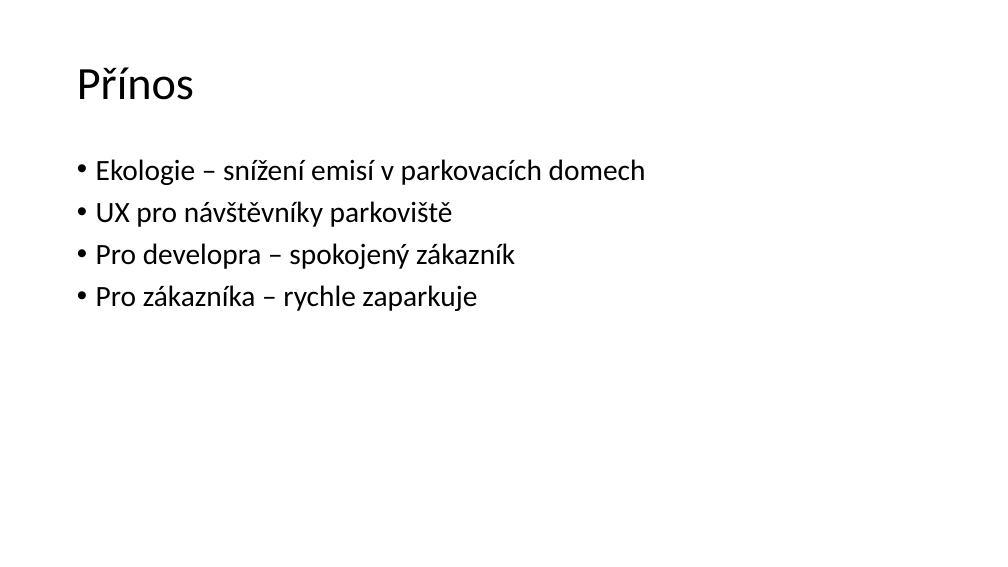
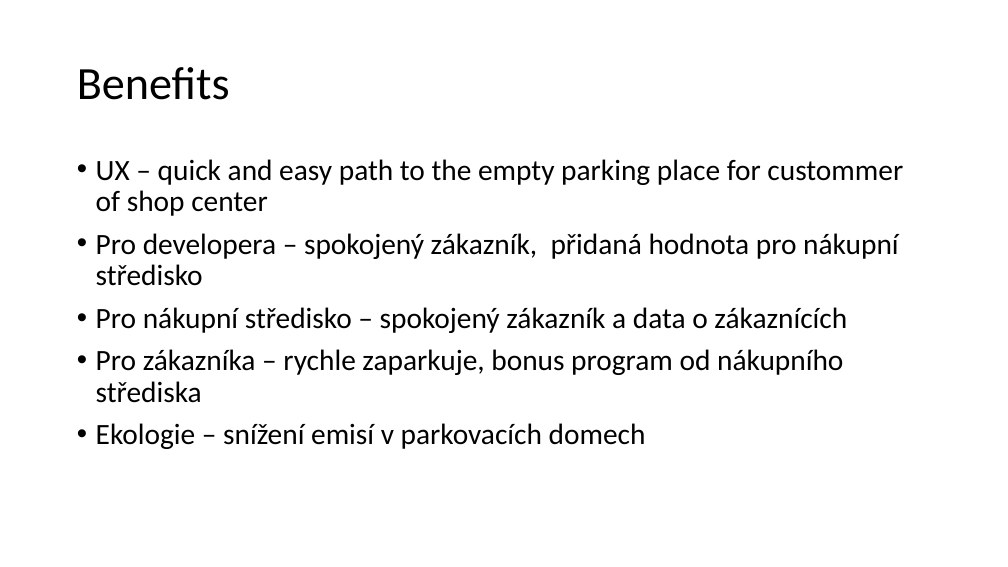
Before and after one commit to ZbynekSulc/IoTCarParking, a slide deck: slide 6 of Presentation/Car Parking Assistant.pptx (slide 2 before the commit). Drawn at 1008x567 pixels with LibreOffice and Linux fonts; fonts in the diff are those of the drawing. Boxes give left, top, right and bottom in pixels: in the first picture for what was removed or moved away, otherwise in the second. Text is boxed around its words. In the diff, an @@ line names an element or a change of style, - is before the commit and + after.

```diff
--- a/Presentation/Car Parking Assistant.pptx
+++ b/Presentation/Car Parking Assistant.pptx
@@ title at (x1=77, y1=67, x2=230, y2=100): text changed @@
-Přínos
+Benefits
@@ text at (x1=96, y1=159, x2=903, y2=403): paragraphs added @@
+• UX – quick and easy path to the empty parking place for custommer of shop center
+• Pro developera – spokojený zákazník, přidaná hodnota pro nákupní středisko
+• Pro nákupní středisko – spokojený zákazník a data o zákaznících
+• Pro zákazníka – rychle zaparkuje, bonus program od nákupního střediska
@@ text at (x1=96, y1=201, x2=515, y2=311): paragraphs removed @@
-• UX pro návštěvníky parkoviště
-• Pro developra – spokojený zákazník
-• Pro zákazníka – rychle zaparkuje
```
Also in this commit, not shown: 2 other slides changed, 4 slides added, 1 other file.
